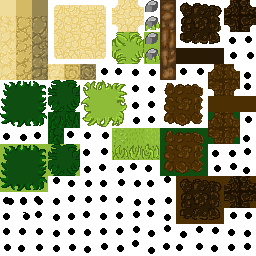
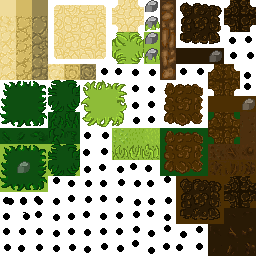
Before/after of a 256 x 256 layered artwork. What changed in the layer stack:
renamed "Layer 0" to "stones", opacity 100% → 60%, moved it above "ground_Edges", painted on it over bbox(0, 50, 256, 254)
renamed "Layer 1" to "ground_Edges", painted on it over bbox(0, 112, 256, 220)
removed layer "Layer 2" over bbox(208, 144, 240, 174)
renamed "Layer 3" to "ground", painted on it over bbox(0, 50, 256, 256)
